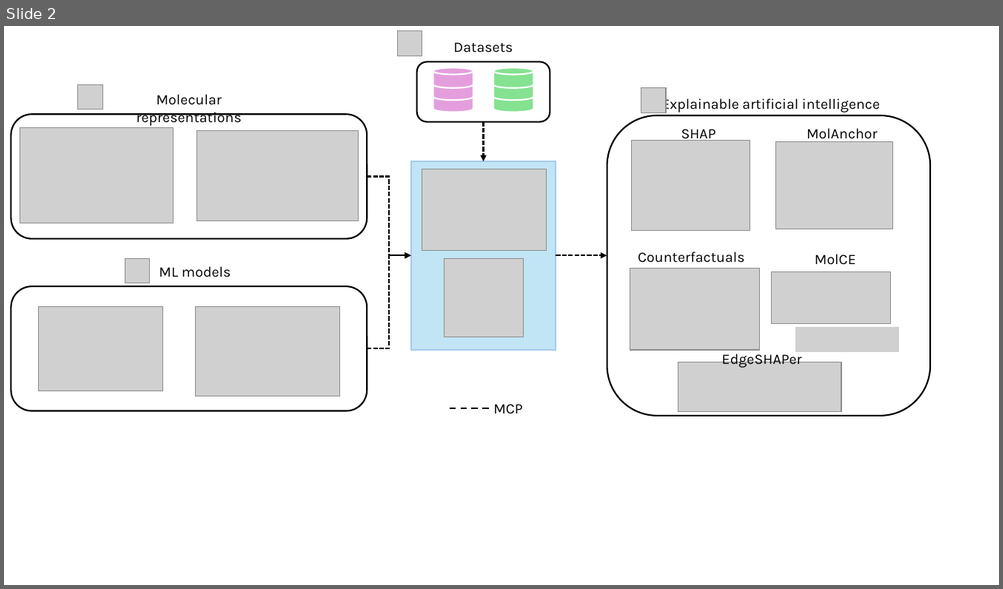
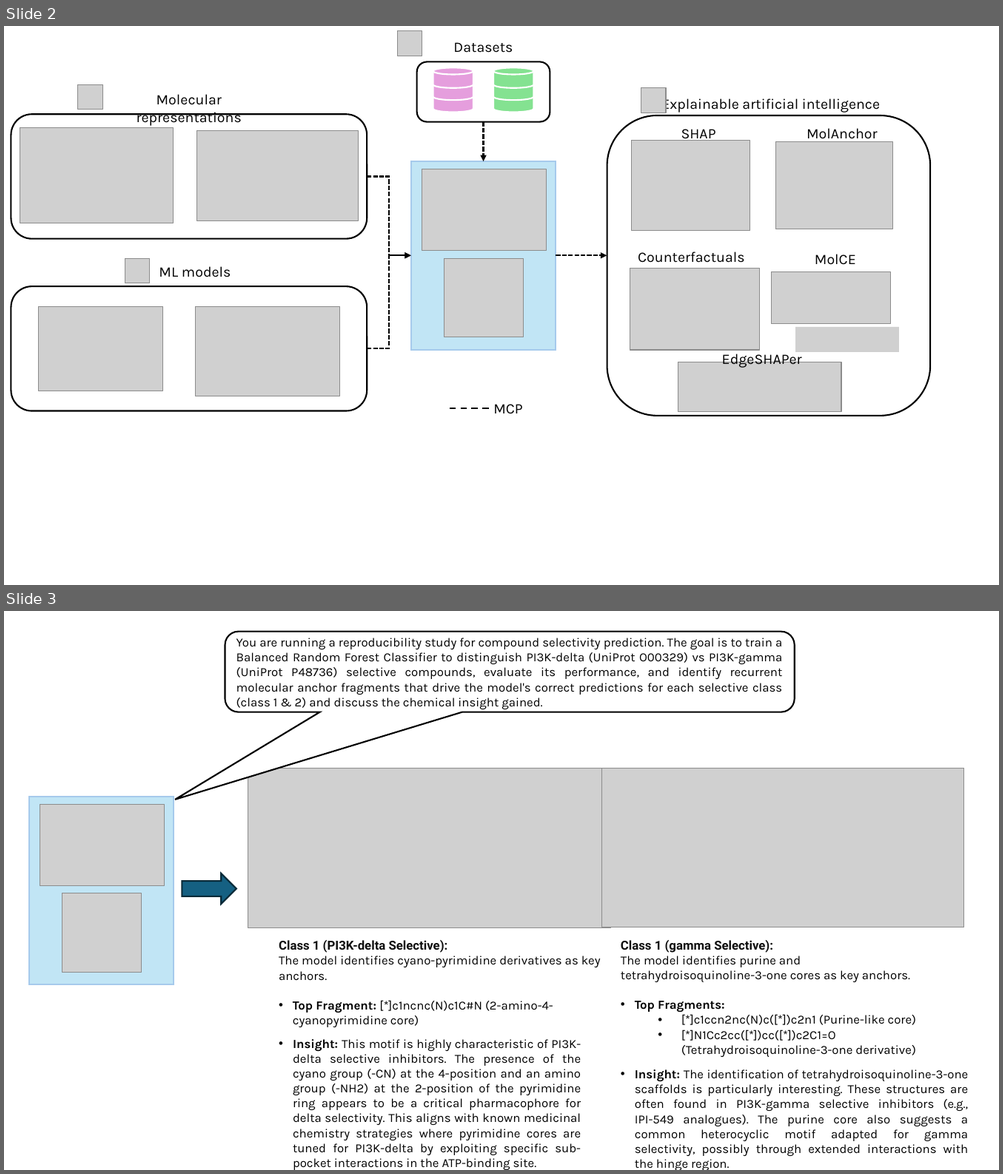
Before and after one commit to LSI-Uni-Bonn/ChemicHAL, a slide deck: slides/figures_AI_agent.pptx. Shown one above the other, each under a label of ours: slide 2 before the commit, slides 2 and 3 after it. The pictures are 1003x589 and 1003x1174 pixels, drawn with LibreOffice and Linux fonts; fonts in the diff are those of the drawing; grey boxes stand for pictures. Boxes give left, top, right and bottom in pixels: in the first picture for what was removed or moved away, otherwise in the second. Text is boxed around its words. In the diff, an @@ line names an element or a change of style, - is before the commit and + after.

Commit message:
Add BRF algorithm, similarity-filtered MolCE foils, decomposition-based anchor occurrence
- ML: register BalancedRandomForestClassifier ("BRF") in train_model,
  build_model_from_split_file, train_on_split_file, and get_ml_info; route
  it through SHAP TreeExplainer.
- MolCE: rename `similarity_threshold` -> `scaffold_similarity_threshold`,
  add `min_similarity` Tanimoto cutoff on rebuilt foils with similarity-desc
  tiebreak on contrast ties; refactor top-N R-group/scaffold selection with
  early-stop and per-call foil reuse.
- MolAnchor: substructure occurrence now counts compounds whose BRICS
  decomposition actually produces the rule fragment(s), matching the
  population the anchor was drawable from; aggregator extended to use the
  union of merged-group fragments and store fragment_smiles per result.
- SHAP rendering: bump default mol_size to 1200x1200 and tighten contour
  params (sigma 0.22, gridResolution 0.04, 20 contour lines) for sharper
  atom-weight heatmaps.
- Slides: refresh AI_Agent_Explainability and figures_AI_agent decks.
- Add notebooks/test_xai_gnn_compatibility.ipynb.

```diff
--- a/slides/figures_AI_agent.pptx
+++ b/slides/figures_AI_agent.pptx
@@ slide 3 added at (4,611,999,1170), background #FFFFFF @@
@@ rounded speech box added at (225,631,794,712), fill #FFFFFF, outline #000000 1.5 pt, 12 pt, text #000000 @@
+You are running a reproducibility study for compound selectivity prediction. The goal is to train a Balanced Random Forest Classifier to distinguish PI3K-delta (UniProt O00329) vs PI3K-gamma (UniProt P48736) selective compounds, evaluate its performance, and identify recurrent molecular anchor fragments that drive the model's correct predictions for each selective class (class 1 & 2) and discuss the chemical insight gained.
@@ picture added at (248,768,610,927) @@
@@ picture added at (602,768,965,927) @@
@@ rectangle added at (28,797,173,985), fill #C1E5F5, outline #A6CAEC 1.5 pt @@
@@ picture added at (40,804,165,886) @@
@@ right arrow added at (182,874,237,904), fill #156082, outline #092A39 1.5 pt @@
@@ picture added at (62,894,142,973) @@
@@ text added at (279,940,600,1028), 12 pt, text #000000 @@
+Class 1 (PI3K-delta Selective):
+The model identifies cyano-pyrimidine derivatives as key anchors.
+• Top Fragment: [*]c1ncnc(N)c1C#N (2-amino-4-cyanopyrimidine core)
@@ text added at (620,940,916,1057), 12 pt, text #000000 @@
+Class 1 (gamma Selective):
+The model identifies purine and tetrahydroisoquinoline-3-one cores as key anchors.
+• Top Fragments:
+  • [*]c1ccn2nc(N)c([*])c2n1 (Purine-like core)
+  • [*]N1Cc2cc([*])cc([*])c2C1=O (Tetrahydroisoquinoline-3-one derivative)
@@ text added at (293,1039,580,1170), 12 pt, text #000000 @@
+• Insight: This motif is highly characteristic of PI3K-delta selective inhibitors. The presence of the cyano group (-CN) at the 4-position and an amino group (-NH2) at the 2-position of the pyrimidine ring appears to be a critical pharmacophore for delta selectivity. This aligns with known medicinal chemistry strategies where pyrimidine cores are tuned for PI3K-delta by exploiting specific sub-pocket interactions in the ATP-binding site.
@@ text added at (634,1070,968,1170), 12 pt, text #000000 @@
+• Insight: The identification of tetrahydroisoquinoline-3-one scaffolds is particularly interesting. These structures are often found in PI3K-gamma selective inhibitors (e.g., IPI-549 analogues). The purine core also suggests a common heterocyclic motif adapted for gamma selectivity, possibly through extended interactions with the hinge region.
```
Also in this commit, not shown: 2 other slides added, 9 other files.
